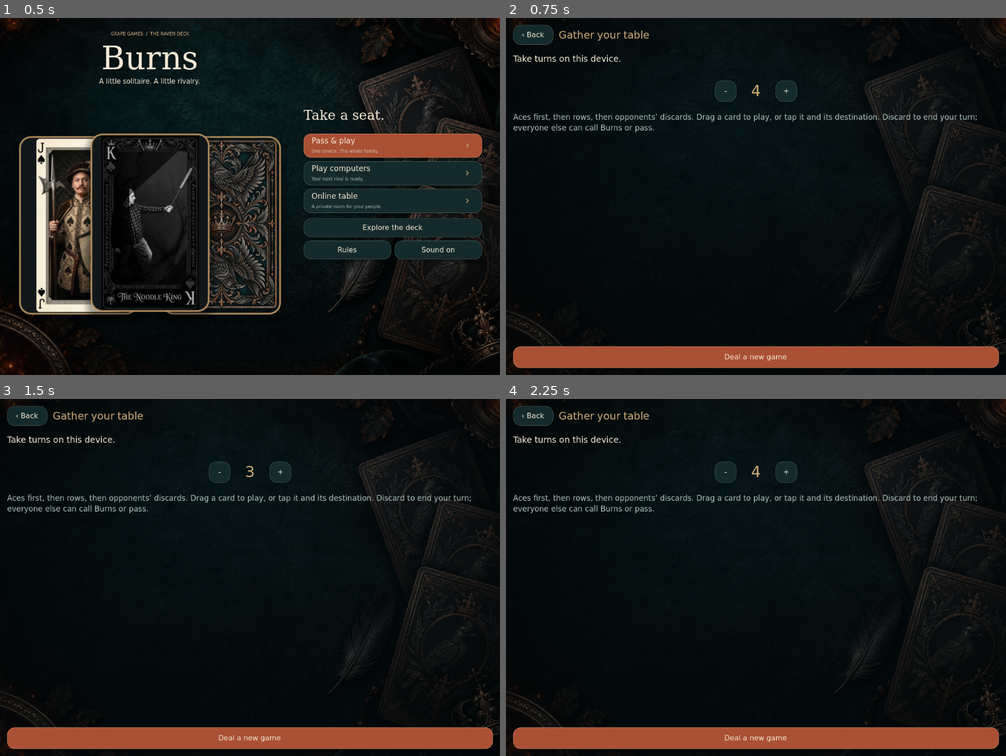
Above: before the commit, frames 1-4 (two rows, left to right).
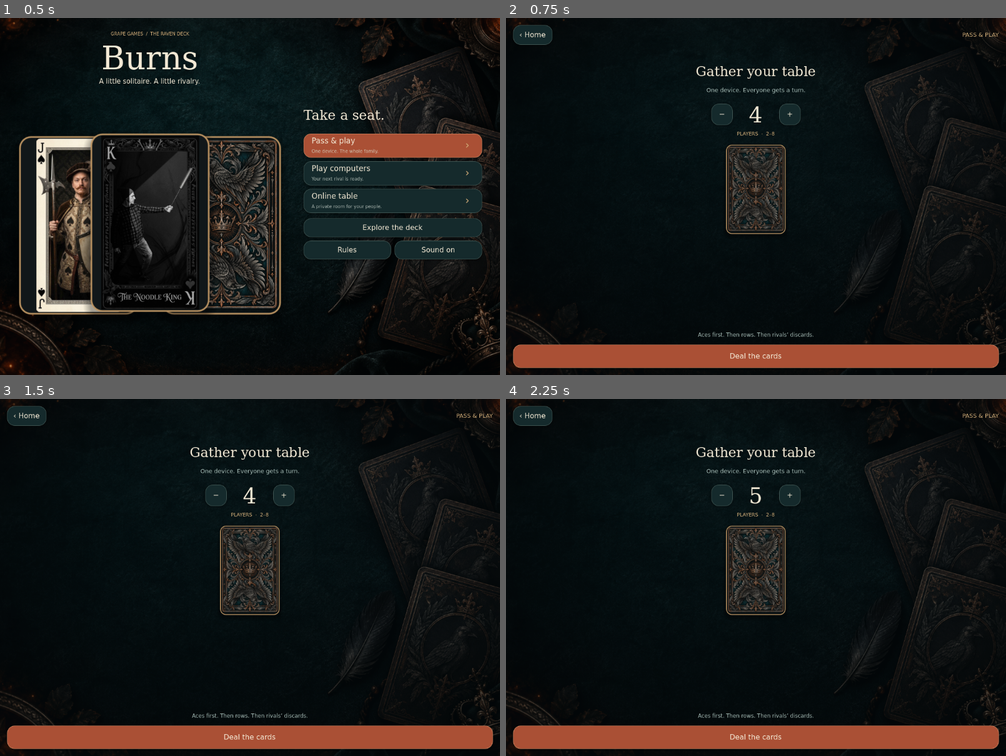
Above: after the commit, the same moments.

Repository: PatGuettler/burns
Game: Godot game, scene res://scenes/main.tscn
The game is run twice, just before and just after one commit, with the same random seed, the same clock (stepped at 60 frames per second) and the same inputs.
Inputs (mouse positions are in pixels of both pictures, inside the frame that each line leads up to):
- Up to frame 1 (0.5 s): no input
- Up to frame 2 (0.75 s): click (901, 146) at 0.5 s
- Up to frame 3 (1.5 s): click (220, 470) at 1.25 s, where only the run before the commit has a clickable "-"
- Up to frame 4 (2.25 s): click "+" at 2 s

Frame 1 is identical in both runs. In frame 2, 5.1% of the frame differs, in the area x 1-99%, y 2-96%; in frame 3, 5.1%; in frame 4, 5.1%.

Commit message:
Polish setup, Burns verdicts, and the winning screen

Diff:
--- a/scripts/main.gd
+++ b/scripts/main.gd
@@ -198,18 +198,30 @@
 	content.add_child(layer)
 	var bounds := _bounds()
 	layer.size = bounds
-	layer.place(_button("‹ Back", _show_menu), Rect2(0, 0, 90, 44))
-	layer.label_at("Gather your table", Rect2(102, 0, bounds.x - 102, 44), 23, GOLD)
-	var introduction := "Take turns on this device." if new_mode == "local" else "You are Player 1. Play against computer opponents."
-	var intro := _paragraph(introduction, 19, CREAM)
-	layer.place(intro, Rect2(0, 64, bounds.x, 52))
-	layer.place(_button("-", func(): player_count = maxi(2, player_count - 1); _setup(new_mode)), Rect2(bounds.x / 2 - 92, 124, 48, 48))
-	var count := layer.label_at(str(player_count), Rect2(bounds.x / 2 - 38, 124, 76, 48), 34, GOLD)
-	count.horizontal_alignment = HORIZONTAL_ALIGNMENT_CENTER
-	layer.place(_button("+", func(): player_count = mini(8, player_count + 1); _setup(new_mode)), Rect2(bounds.x / 2 + 44, 124, 48, 48))
-	var description := _paragraph("Aces first, then rows, then opponents’ discards. Drag a card to play, or tap it and its destination. Discard to end your turn; everyone else can call Burns or pass.", 17 if bounds.y > 440 else 14)
-	layer.place(description, Rect2(0, 196, bounds.x, bounds.y - 262))
-	layer.place(_button("Deal a new game", func(): _new_game(new_mode), true), Rect2(0, bounds.y - 48, bounds.x, 48))
+	layer.place(_button("‹ Home", _show_menu), Rect2(0, 0, 88, 44))
+	var title := layer.label_at("PASS & PLAY" if new_mode == "local" else "PLAY COMPUTERS", Rect2(100, 0, bounds.x - 100, 44), 13, GOLD)
+	title.horizontal_alignment = HORIZONTAL_ALIGNMENT_RIGHT
+	var compact := bounds.y < 500
+	var header_y := 56.0 if compact else 80.0
+	_heading(layer, "Gather your table", Rect2(0, header_y, bounds.x, 48), 25 if compact else 30, true)
+	var intro := layer.label_at("One device. Everyone gets a turn." if new_mode == "local" else "You play first. Your rivals are ready.", Rect2(0, header_y + 50, bounds.x, 32), 13, MUTED)
+	intro.horizontal_alignment = HORIZONTAL_ALIGNMENT_CENTER
+	var count_y := header_y + 92
+	layer.place(_button("−", func(): player_count = maxi(2, player_count - 1); _setup(new_mode)), Rect2(bounds.x / 2 - 100, count_y + 4, 48, 48))
+	_heading(layer, str(player_count), Rect2(bounds.x / 2 - 40, count_y - 2, 80, 64), 48, true)
+	layer.place(_button("+", func(): player_count = mini(8, player_count + 1); _setup(new_mode)), Rect2(bounds.x / 2 + 52, count_y + 4, 48, 48))
+	var count_label := layer.label_at("PLAYERS  ·  2–8", Rect2(0, count_y + 60, bounds.x, 22), 11, GOLD)
+	count_label.horizontal_alignment = HORIZONTAL_ALIGNMENT_CENTER
+	if bounds.y > 550:
+		var art_h := minf(200, bounds.y - count_y - 234)
+		var art := BurnsCardView.new()
+		art.face_down = true
+		art.size = Vector2(art_h / 1.5, art_h)
+		art.position = Vector2((bounds.x - art.size.x) / 2, count_y + 96)
+		layer.add_child(art)
+	var hint := layer.label_at("Aces first. Then rows. Then rivals’ discards.", Rect2(0, bounds.y - 88, bounds.x, 28), 12, MUTED)
+	hint.horizontal_alignment = HORIZONTAL_ALIGNMENT_CENTER
+	layer.place(_button("Deal the cards", func(): _new_game(new_mode), true), Rect2(0, bounds.y - 52, bounds.x, 52))
 
 func _new_game(new_mode: String) -> void:
 	net.disconnect_room()
@@ -245,6 +257,9 @@
 
 func _show_table() -> void:
 	if state.is_empty(): return
+	if state.phase == "finished":
+		_show_victory()
+		return
 	screen = "game"
 	var actor := _actor()
 	if mode == "local" and state.phase == "turn" and actor != handed_to:
@@ -299,6 +314,7 @@
 		"burn_result": _show_burn_result()
 		"burn_caller": _call_burn()
 		"deck_gallery": _show_deck_gallery()
+		"victory": _show_victory()
 		"lobby": _lobby()
 		"online": _online_setup()
 
@@ -580,10 +596,39 @@
 	content.add_child(layer)
 	var bounds := _bounds()
 	layer.size = bounds
-	layer.label_at(burn_title, Rect2(0, 12, bounds.x, 56), 34, GOLD)
-	var text := _paragraph(burn_explanation, 21 if bounds.y > 500 else 16, CREAM)
-	layer.place(text, Rect2(0, 88, bounds.x, bounds.y - 160))
-	layer.place(_button("Continue to the table", _show_table, true), Rect2(0, bounds.y - 48, bounds.x, 48))
+	var top := clampf(bounds.y * 0.12, 24, 88)
+	var kicker := layer.label_at("THE TABLE HAS SPOKEN", Rect2(0, top, bounds.x, 26), 11, GOLD)
+	kicker.horizontal_alignment = HORIZONTAL_ALIGNMENT_CENTER
+	_heading(layer, burn_title, Rect2(0, top + 32, bounds.x, 50), 27 if bounds.x < 400 else 36, true)
+	var text := _paragraph(burn_explanation, 18 if bounds.y > 500 else 14, CREAM)
+	text.horizontal_alignment = HORIZONTAL_ALIGNMENT_CENTER
+	layer.place(text, Rect2(12, top + 104, bounds.x - 24, bounds.y - top - 178))
+	layer.place(_button("Continue to the table", _show_table, true), Rect2(0, bounds.y - 52, bounds.x, 52))
+
+func _show_victory() -> void:
+	screen = "victory"
+	_clear()
+	var layer := BurnsTableView.new()
+	layer.app = self
+	content.add_child(layer)
+	var bounds := _bounds()
+	layer.size = bounds
+	var compact := bounds.y < 450
+	var top := 20.0 if compact else 54.0
+	var kicker := layer.label_at("EVERY CARD PLAYED", Rect2(0, top, bounds.x, 28), 12, GOLD)
+	kicker.horizontal_alignment = HORIZONTAL_ALIGNMENT_CENTER
+	var winner := _heading(layer, state.players[state.winner].name, Rect2(0, top + 38, bounds.x, 60), 38, true)
+	winner.text_overrun_behavior = TextServer.OVERRUN_TRIM_ELLIPSIS
+	_heading(layer, "wins the table.", Rect2(0, top + 96, bounds.x, 48), 28, true)
+	if not compact:
+		var art := BurnsCardView.new()
+		art.card_id = 51; art.artwork_only = true
+		var height := minf(bounds.y - top - 286, 280)
+		art.size = Vector2(height / 1.5, height)
+		art.position = Vector2((bounds.x - art.size.x) / 2, top + 160)
+		layer.add_child(art)
+	layer.place(_button("Play again", func(): _setup(mode if mode != "online" else "local"), true), Rect2(0, bounds.y - 104, bounds.x, 48))
+	layer.place(_button("Back to the room", _show_menu), Rect2(0, bounds.y - 48, bounds.x, 44))
 
 func _sync_display_density() -> void:
 	# Canvas dimensions are physical pixels on Retina/high-DPI screens. Layout uses
--- a/tests/test_ui.gd
+++ b/tests/test_ui.gd
@@ -53,6 +53,11 @@
 			scene._show_deck_gallery()
 			await process_frame
 			_validate(scene, viewport_size)
+		scene.state.phase = "finished"
+		scene.state.winner = 0
+		scene._show_victory()
+		await process_frame
+		_validate(scene, viewport_size)
 		scene._show_menu()
 		await process_frame
 		_validate(scene, viewport_size)
